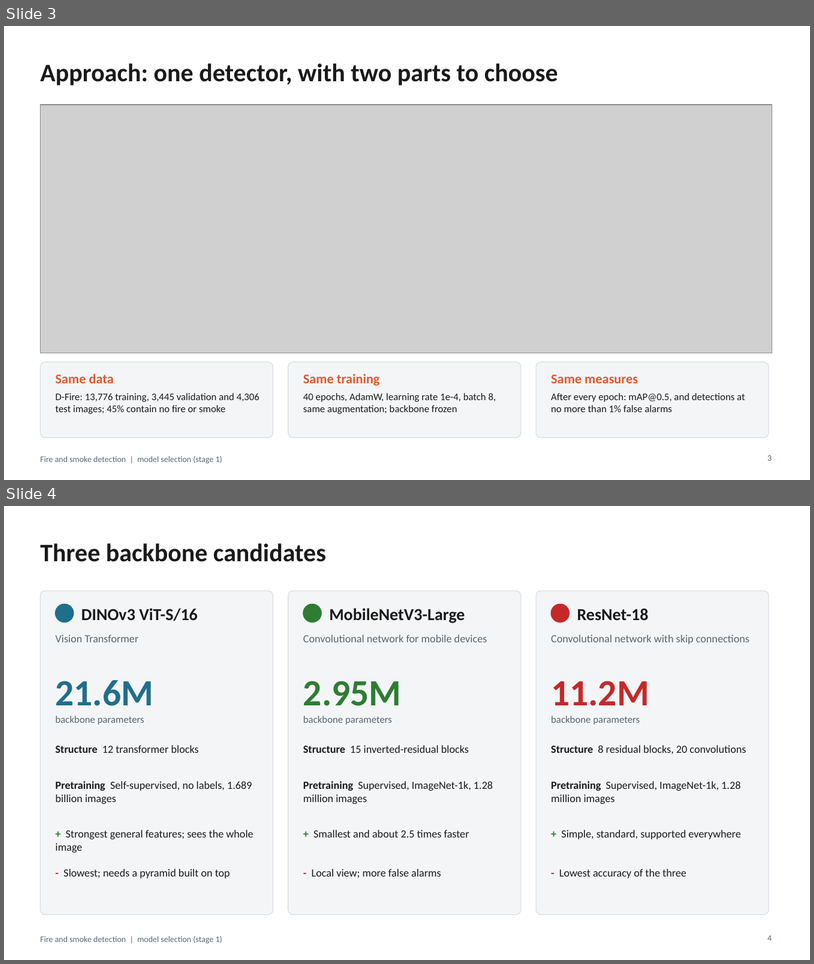
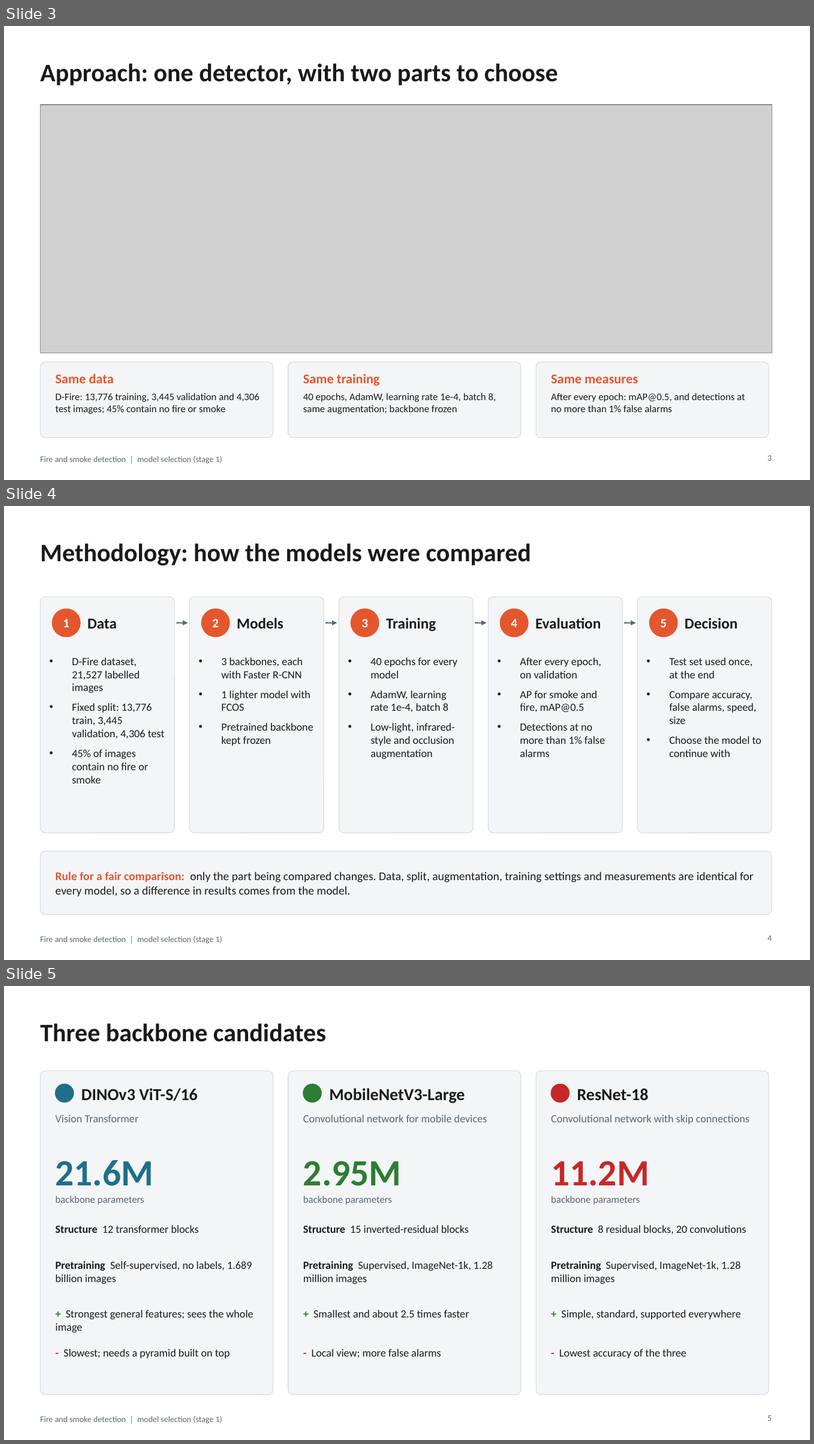
Before and after one commit to CoderIsSleeping/fire-and-smoke, a slide deck: reports/Stage1_Model_Selection_Slides.pptx. Shown one above the other, each under a label of ours: slides 3 and 4 before the commit, slides 3, 4 and 5 after it. The pictures are 814x964 and 814x1444 pixels, drawn with LibreOffice and Linux fonts; fonts in the diff are those of the drawing; grey boxes stand for pictures. Boxes give left, top, right and bottom in pixels: in the first picture for what was removed or moved away, otherwise in the second. Text is boxed around its words. In the diff, an @@ line names an element or a change of style, - is before the commit and + after.

```diff
--- a/reports/Stage1_Model_Selection_Slides.pptx
+++ b/reports/Stage1_Model_Selection_Slides.pptx
@@ slide 4 added at [4,506,810,960], background #FFFFFF; not listed: 1 template element that a slide beside it also shows @@
@@ title added at [40,543,531,565], 30 pt, text #1A1A1A, bold @@
+Methodology: how the models were compared
@@ rounded rectangle added at [40,597,174,832], fill #F3F5F7, outline #D5DAE0 0.75 pt @@
@@ ellipse added at [53,609,80,637], fill #E4572E, outline #E4572E 1 pt @@
@@ rounded rectangle added at [190,597,324,832], fill #F3F5F7, outline #D5DAE0 0.75 pt @@
@@ ellipse added at [202,609,230,637], fill #E4572E, outline #E4572E 1 pt @@
@@ rounded rectangle added at [339,597,473,832], fill #F3F5F7, outline #D5DAE0 0.75 pt @@
@@ ellipse added at [351,609,379,637], fill #E4572E, outline #E4572E 1 pt @@
@@ rounded rectangle added at [489,597,623,832], fill #F3F5F7, outline #D5DAE0 0.75 pt @@
@@ ellipse added at [501,609,528,637], fill #E4572E, outline #E4572E 1 pt @@
@@ rounded rectangle added at [638,597,772,832], fill #F3F5F7, outline #D5DAE0 0.75 pt @@
@@ ellipse added at [650,609,678,637], fill #E4572E, outline #E4572E 1 pt @@
@@ text added at [63,619,69,627], 15 pt, text #FFFFFF, bold @@
+1
@@ text added at [87,618,117,628], 18 pt, text #1A1A1A, bold @@
+Data
@@ arrow added from (176, 623) to (188, 623), #5B6670 1.5 pt @@
@@ text added at [212,619,219,627], 15 pt, text #FFFFFF, bold @@
+2
@@ text added at [237,618,284,628], 18 pt, text #1A1A1A, bold @@
+Models
@@ arrow added from (326, 623) to (338, 623), #5B6670 1.5 pt @@
@@ text added at [362,619,368,627], 15 pt, text #FFFFFF, bold @@
+3
@@ text added at [386,618,436,631], 18 pt, text #1A1A1A, bold @@
+Training
@@ arrow added from (475, 623) to (487, 623), #5B6670 1.5 pt @@
@@ text added at [511,619,518,627], 15 pt, text #FFFFFF, bold @@
+4
@@ text added at [536,618,601,628], 18 pt, text #1A1A1A, bold @@
+Evaluation
@@ arrow added from (624, 623) to (636, 623), #5B6670 1.5 pt @@
@@ text added at [660,619,667,627], 15 pt, text #FFFFFF, bold @@
+5
@@ text added at [685,618,738,628], 18 pt, text #1A1A1A, bold @@
+Decision
@@ text added at [72,657,165,783], 13 pt, text #1A1A1A @@
+• D-Fire dataset, 21,527 labelled images
+• Fixed split: 13,776 train, 3,445 validation, 4,306 test
+• 45% of images contain no fire or smoke
@@ text added at [221,657,314,745], 13 pt, text #1A1A1A @@
+• 3 backbones, each with Faster R-CNN
+• 1 lighter model with FCOS
+• Pretrained backbone kept frozen
@@ text added at [371,657,458,759], 13 pt, text #1A1A1A @@
+• 40 epochs for every model
+• AdamW, learning rate 1e-4, batch 8
+• Low-light, infrared-style and occlusion augmentation
@@ text added at [520,657,605,757], 13 pt, text #1A1A1A @@
+• After every epoch, on validation
+• AP for smoke and fire, mAP@0.5
+• Detections at no more than 1% false alarms
@@ text added at [669,657,762,757], 13 pt, text #1A1A1A @@
+• Test set used once, at the end
+• Compare accuracy, false alarms, speed, size
+• Choose the model to continue with
@@ rounded rectangle added at [40,851,772,915], fill #F3F5F7, outline #D5DAE0 0.75 pt @@
@@ text added at [56,871,754,896], 14 pt, text #1A1A1A @@
+Rule for a fair comparison: only the part being compared changes. Data, split, augmentation, training settings and measurements are identical for every model, so a difference in results comes from the model.
@@ page number added at [768,935,772,940], 10 pt, text #5B6670 @@
+4
@@ what was slide 4 is now slide 5 @@
@@ page number at [768,1415,772,1420]: text changed @@
-4
+5
```
Also in this commit, not shown: 1 slide changed, 1 other file.
